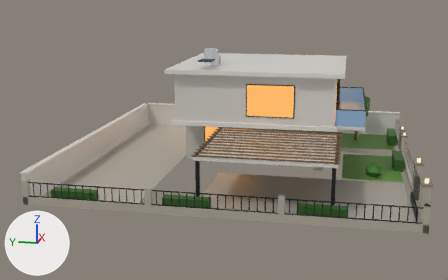
A saved change to the glTF model docs/kits/almadies-district/glb/house-m1.glb.
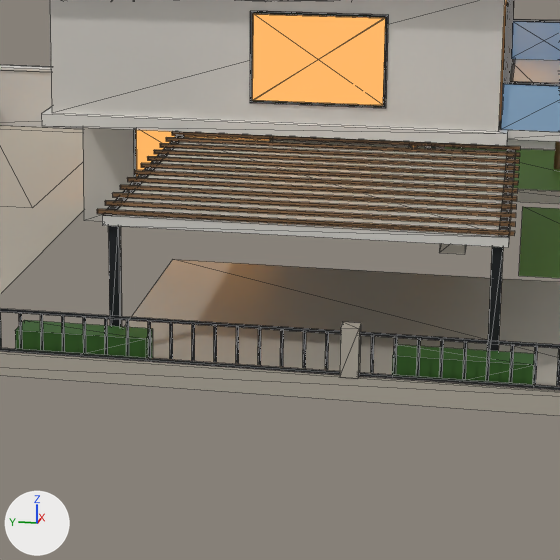
Each version appears first whole from a 50 mm camera at (-41.5, -6.7, 12.0) aimed at (-0.8, 1.5, 1.9), and next in a close-up on the part from 35% to 80% of the width and 29% to 100% of the height. The lights are fixed; the arrows at lower left show +X, +Y and +Z. The first two pictures are the older version. The close-ups show mesh edges as thin lines. Where no turn or scale is listed for an object, it has been applied to the vertices. Vertices at exactly the same position are counted once.
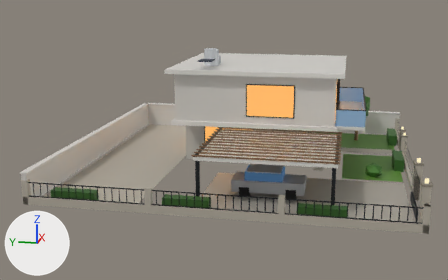
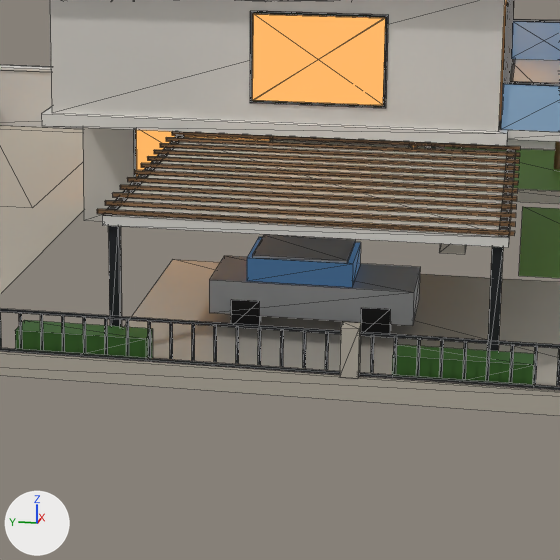
The change, as JSON lines over the scene's bpy script:
```json
{"block": "me_mesh_0", "where": "# used by ob_mesh_0; location = (0.0, 0.0, 0.0)"}
{"op": "remove", "block": "me_mesh_0", "code": "me_mesh_0.from_pydata(...)  # 1152 vertices, 1118 faces; spans x -11.0..11.1, y -11.2..11.1, z 0.1..8.0"}
{"op": "add", "block": "me_mesh_0", "code": "me_mesh_0.from_pydata(...)  # 1248 vertices, 1238 faces; spans x -11.0..11.1, y -11.2..11.1, z 0.1..8.0"}
{"block": "me_mesh_0", "change": "me_mesh_0 part 1: the loose piece of 8 vertices spanning x -11.0..-10.7, y -3.8..-3.4, z 0.6..1.5 is copied, and the copy is scaled about its middle by (0.647, 1.76, 0.619), then moved by (3.7, -0.1, -0.6); it spans x -7.3..-7.1, y -4.1..-3.5, z 0.1..0.7"}
{"block": "me_mesh_0", "change": "me_mesh_0 part 2: 32 vertices added at x -7.3..-5.5, y -4.5..-0.3, z 0.1..1.7"}
{"block": "me_mesh_0", "change": "other edits to the shape of me_mesh_0 do not show in these pictures"}
{"block": "me_mesh_6", "where": "# used by ob_mesh_6; location = (0.0, 0.0, 0.0)"}
{"op": "remove", "block": "me_mesh_6", "code": "me_mesh_6.from_pydata(...)  # 48 vertices, 60 faces; spans x -2.4..9.32, y -7.89..4.47, z 3.5..6.0"}
{"op": "add", "block": "me_mesh_6", "code": "me_mesh_6.from_pydata(...)  # 56 vertices, 70 faces; spans x -7.2..9.32, y -7.89..4.47, z 1.1..6.0"}
{"block": "me_mesh_6", "change": "me_mesh_6 part 3: the loose piece of 8 vertices spanning x -2.38..-2.34, y -7.85..-6.05, z 3.5..4.55 is copied, and the copy is scaled about its middle by (32, 1.22, 0.476), then moved by (-4.04, 4.8, -2.68); it spans x -7.2..-5.6, y -3.25..-1.05, z 1.1..1.6"}
```

Changed parts and their boxes [x1, y1, x2, y2] in the close-ups (560 x 560 px):
```json
{"object": "Mesh_6", "change": "reshaped", "before": [501, 21, 560, 132], "after": [247, 21, 560, 287]}
{"part": 1, "of": "me_mesh_0", "change": "added", "after": [361, 307, 391, 334]}
{"part": 2, "of": "me_mesh_0", "change": "added", "after": [209, 235, 420, 326]}
{"part": 3, "of": "me_mesh_6", "change": "added", "after": [247, 237, 361, 287], "on screen": "blue"}
```
